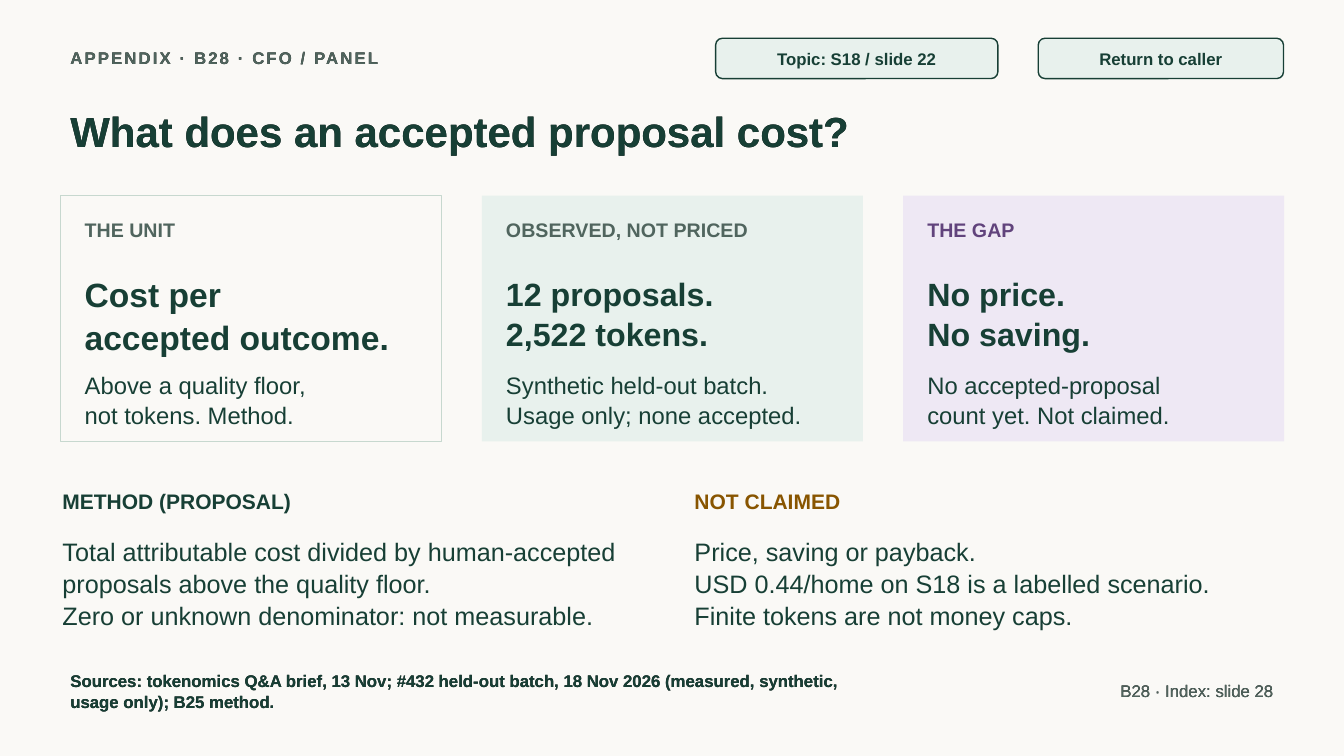
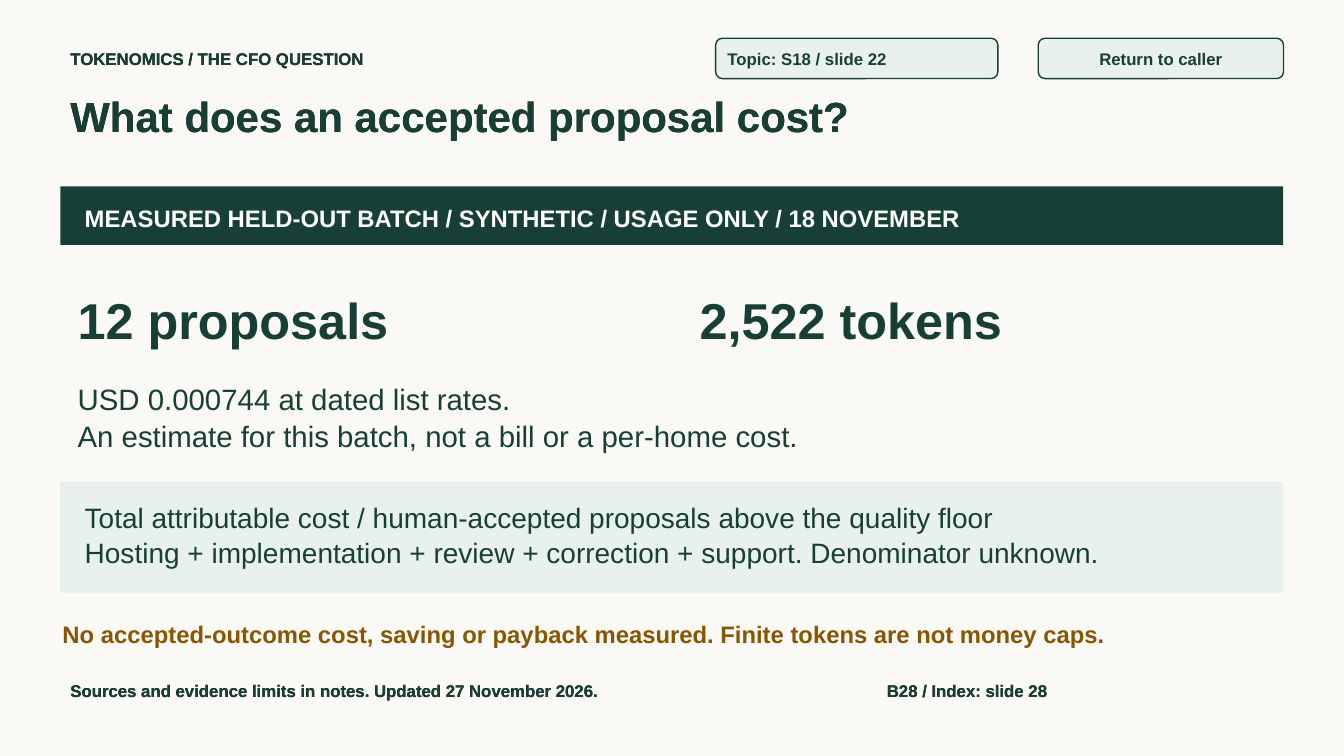
Before and after one commit to jmservera/ama, a slide deck: slide 56 of docs/capstone/deck/zava-forward-cowork-v2-draft.pptx. Drawn at 1344x756 pixels with LibreOffice and Linux fonts; fonts in the diff are those of the drawing. Boxes give left, top, right and bottom in pixels: in the first picture for what was removed or moved away, otherwise in the second. Text is boxed around its words. In the diff, an @@ line names an element or a change of style, - is before the commit and + after.

```diff
--- a/docs/capstone/deck/zava-forward-cowork-v2-draft.pptx
+++ b/docs/capstone/deck/zava-forward-cowork-v2-draft.pptx
@@ text at (x1=70, y1=53, x2=364, y2=69): text changed; text colour #50655E to #173F35 @@
-APPENDIX · B28 · CFO / PANEL
+TOKENOMICS / THE CFO QUESTION
@@ rounded rectangle "Topic: S18 / slide 22" at (x1=716, y1=38, x2=998, y2=79): alignment centre to left; line spacing 1 to 1.05 @@
@@ text "What does an accepted proposal ..." moved from (x1=70, y1=116, x2=849, y2=155) to (x1=70, y1=101, x2=849, y2=141) @@
@@ rectangle resized from (x1=60, y1=196, x2=442, y2=442) to (x1=60, y1=187, x2=1284, y2=245) @@
@@ rectangle at (x1=60, y1=187, x2=1284, y2=245): fill #FAF9F6 to #173F35; outline #C7D8CF 1 pt to none @@
@@ rectangle removed at (x1=482, y1=196, x2=863, y2=442) @@
@@ rectangle removed at (x1=903, y1=196, x2=1285, y2=442) @@
@@ text at (x1=85, y1=210, x2=960, y2=228): text changed; text colour #173F35 to #FFFFFF; bold on @@
-Synthetic held-out batch.
-Usage only; none accepted.
+MEASURED HELD-OUT BATCH / SYNTHETIC / USAGE ONLY / 18 NOVEMBER
@@ text removed at (x1=85, y1=223, x2=175, y2=237) @@
-THE UNIT
@@ text removed at (x1=506, y1=223, x2=748, y2=240) @@
-OBSERVED, NOT PRICED
@@ text removed at (x1=927, y1=223, x2=1015, y2=237) @@
-THE GAP
@@ text removed at (x1=927, y1=282, x2=1090, y2=353) @@
-No price.
-No saving.
@@ text at (x1=78, y1=302, x2=389, y2=349): text changed; size 24 to 36 pt @@
-Cost per
-accepted outcome.
+12 proposals
@@ text at (x1=700, y1=302, x2=1002, y2=347): text changed; size 23 to 36 pt @@
-12 proposals.
-2,522 tokens.
+2,522 tokens
@@ text added at (x1=78, y1=388, x2=798, y2=453), 21 pt, text #173F35 @@
+USD 0.000744 at dated list rates.
+An estimate for this batch, not a bill or a per-home cost.
@@ text removed at (x1=85, y1=376, x2=306, y2=425) @@
-Above a quality floor,
-not tokens. Method.
@@ text removed at (x1=927, y1=376, x2=1170, y2=429) @@
-No accepted-proposal
-count yet. Not claimed.
@@ rectangle added at (x1=60, y1=482, x2=1284, y2=593), fill #E8F1ED @@
@@ text removed at (x1=62, y1=493, x2=291, y2=513) @@
-METHOD (PROPOSAL)
@@ text at (x1=85, y1=507, x2=1099, y2=569): text changed; size 18 to 20 pt @@
-Total attributable cost divided by human-accepted proposals above the quality floor.
-Zero or unknown denominator: not measurable.
+Total attributable cost / human-accepted proposals above the quality floor
+Hosting + implementation + review + correction + support. Denominator unknown.
@@ text removed at (x1=694, y1=494, x2=841, y2=510) @@
-NOT CLAIMED
@@ text removed at (x1=694, y1=542, x2=1210, y2=631) @@
-Price, saving or payback.
-USD 0.44/home on S18 is a labelled scenario.
-Finite tokens are not money caps.
@@ text added at (x1=62, y1=625, x2=1104, y2=648), 17 pt, text #885500, bold @@
+No accepted-outcome cost, saving or payback measured. Finite tokens are not money caps.
@@ text at (x1=70, y1=684, x2=598, y2=701): text changed @@
-Sources: tokenomics Q&A brief, 13 Nov; #432 held-out batch, 18 Nov 2026 (measured, synthetic, usage only); B25 method.
+Sources and evidence limits in notes. Updated 27 November 2026.
@@ text at (x1=887, y1=684, x2=1047, y2=698): text changed; text colour #50655E to #173F35; bold on @@
-B28 · Index: slide 28
+B28 / Index: slide 28
```
Also in this commit, not shown: 11 other slides changed, 17 other files.
